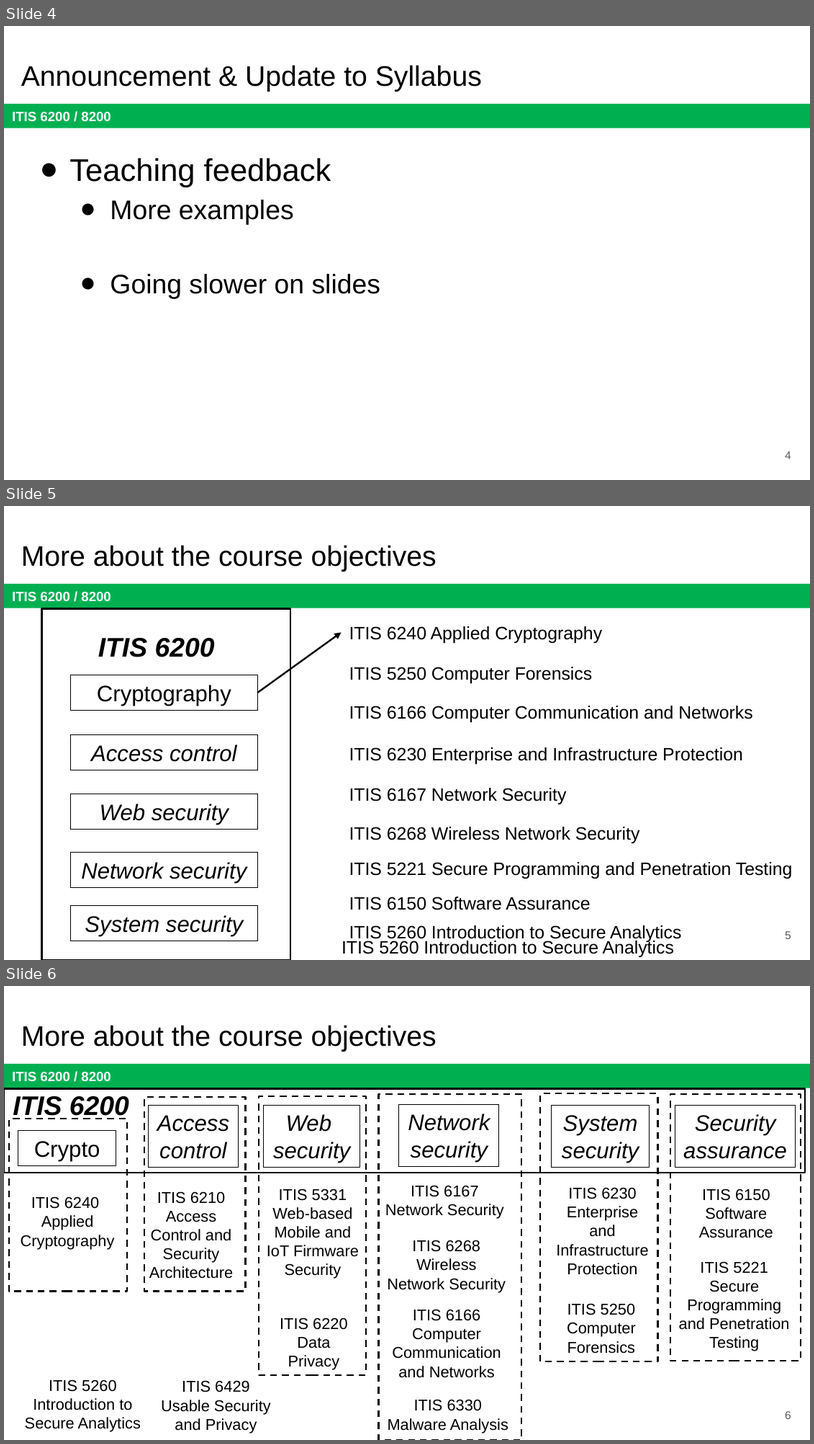
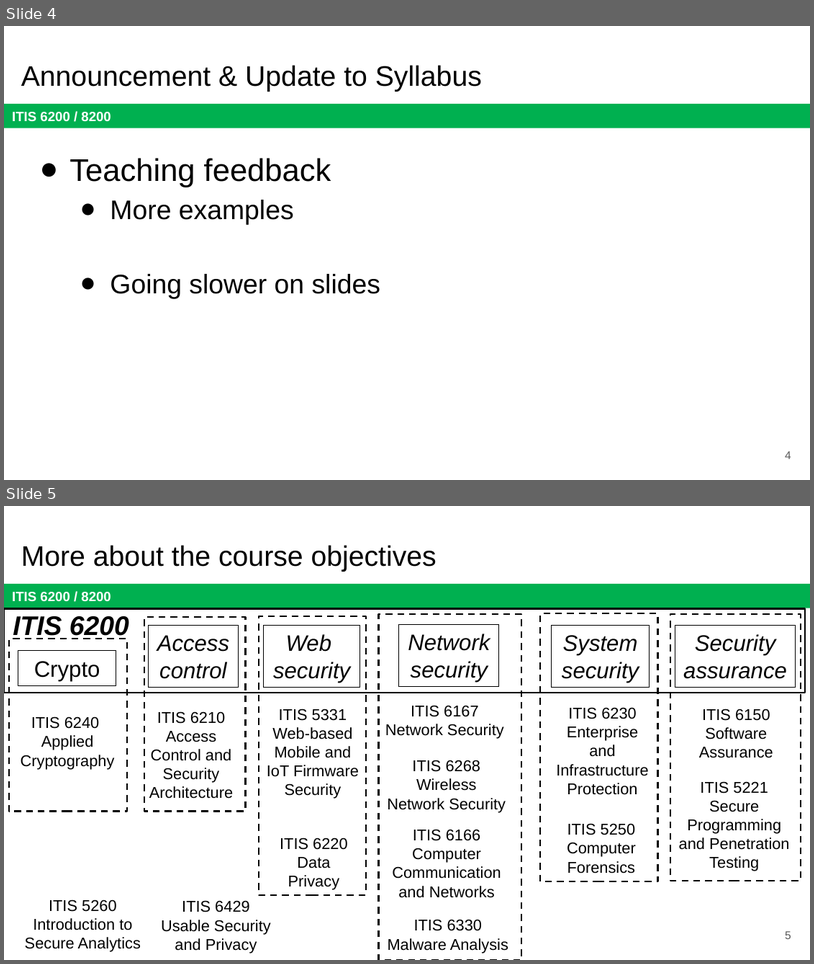
Before and after one commit to jx5c/github.io, a slide deck: teaching/ITIS6200/2023fa/lectures/Sep.5.syllabus.update.pptx. Shown one above the other, each under a label of ours: slides 4, 5 and 6 before the commit, slides 4 and 5 after it. The pictures are 814x1444 and 814x964 pixels, drawn with LibreOffice and Linux fonts; fonts in the diff are those of the drawing. Boxes give left, top, right and bottom in pixels: in the first picture for what was removed or moved away, otherwise in the second. Text is boxed around its words. In the diff, an @@ line names an element or a change of style, - is before the commit and + after.

```diff
--- a/teaching/ITIS6200/2023fa/lectures/Sep.5.syllabus.update.pptx
+++ b/teaching/ITIS6200/2023fa/lectures/Sep.5.syllabus.update.pptx
@@ slide 5 removed at (4, 506, 810, 960), background #FFFFFF; not listed: 1 template element that a slide beside it also shows @@
@@ title removed at (21, 545, 437, 572) @@
-More about the course objectives
@@ rectangle removed at (42, 608, 291, 959) @@
@@ arrow removed from (257, 692) to (341, 633) @@
@@ text removed at (350, 626, 602, 643) @@
-ITIS 6240 Applied Cryptography
@@ text removed at (98, 638, 215, 657) @@
-ITIS 6200
@@ rectangle removed at (71, 674, 258, 710) @@
-Cryptography
@@ text removed at (350, 667, 593, 683) @@
-ITIS 5250 Computer Forensics
@@ text removed at (350, 705, 753, 722) @@
-ITIS 6166 Computer Communication and Networks
@@ rectangle removed at (71, 735, 258, 770) @@
-Access control
@@ text removed at (350, 747, 743, 764) @@
-ITIS 6230 Enterprise and Infrastructure Protection
@@ rectangle removed at (71, 794, 258, 829) @@
-Web security
@@ text removed at (350, 788, 567, 804) @@
-ITIS 6167 Network Security
@@ text removed at (350, 826, 640, 843) @@
-ITIS 6268 Wireless Network Security
@@ rectangle removed at (71, 852, 258, 888) @@
-Network security
@@ text removed at (350, 862, 793, 878) @@
-ITIS 5221 Secure Programming and Penetration Testing
@@ rectangle removed at (71, 905, 258, 941) @@
-System security
@@ text removed at (350, 896, 590, 910) @@
-ITIS 6150 Software Assurance
@@ text removed at (350, 925, 682, 942) @@
-ITIS 5260 Introduction to Secure Analytics
@@ page number removed at (785, 931, 792, 939) @@
-5
@@ text removed at (342, 939, 674, 957) @@
-ITIS 5260 Introduction to Secure Analytics
@@ what was slide 6 is now slide 5 @@
@@ page number at (785, 931, 792, 939): text changed @@
-6
+5
```
Also in this commit, not shown: 2 slides changed, 3 other files.
